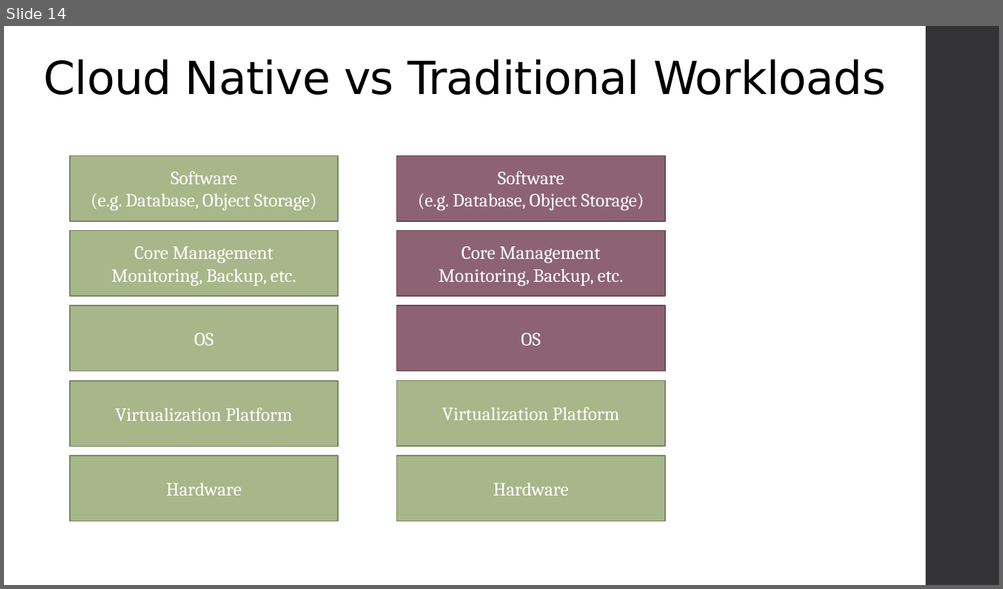
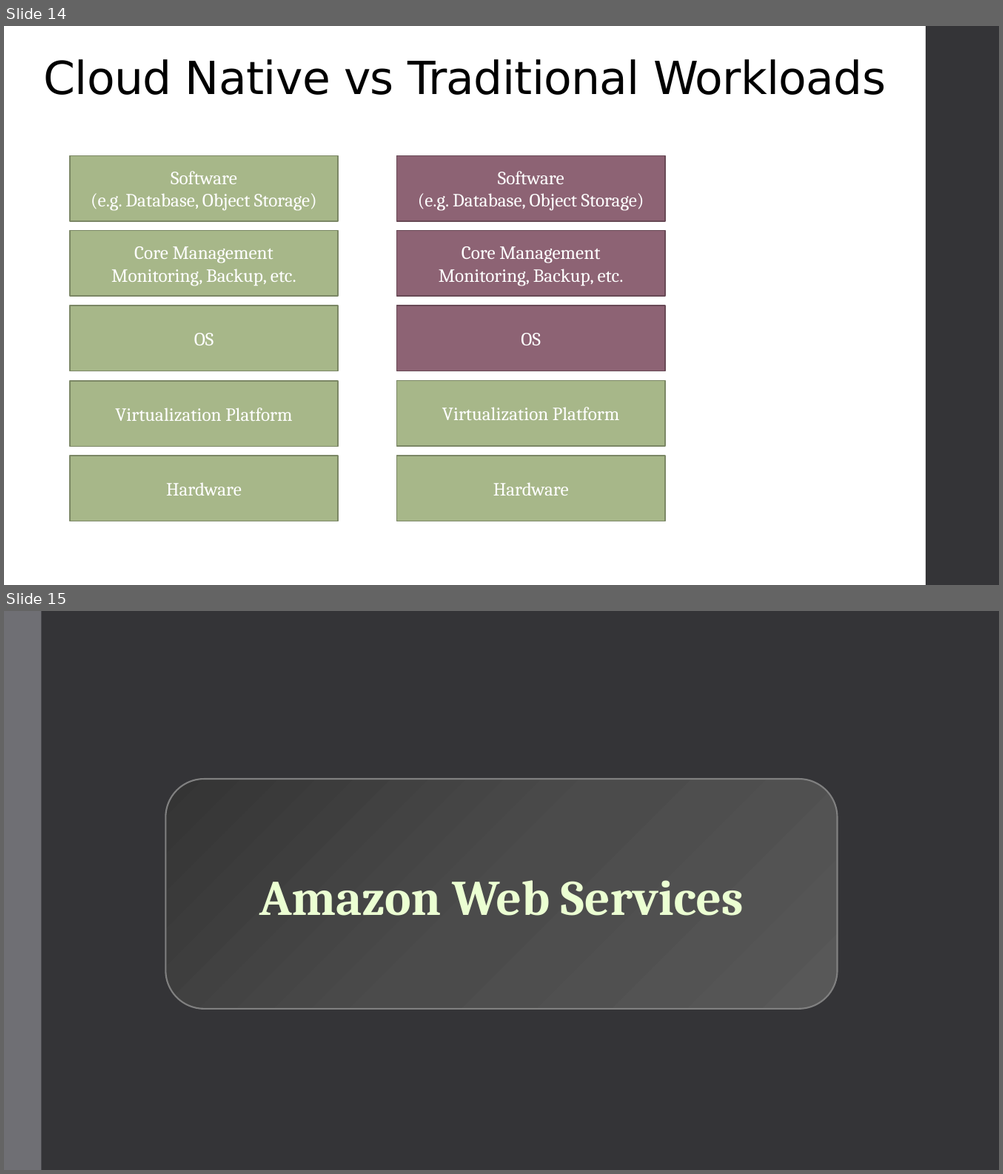
Before and after one commit to varadinov/DevSecOps, a slide deck: 05_cloud_computing_big_picture/05_cloud_computing_big_picture.pptx. Shown one above the other, each under a label of ours: slide 14 before the commit, slides 14 and 15 after it. The pictures are 1003x589 and 1003x1174 pixels, drawn with LibreOffice and Linux fonts; fonts in the diff are those of the drawing; background and template pictures are left out. Boxes give left, top, right and bottom in pixels: in the first picture for what was removed or moved away, otherwise in the second. Text is boxed around its words. In the diff, an @@ line names an element or a change of style, - is before the commit and + after.

```diff
--- a/05_cloud_computing_big_picture/05_cloud_computing_big_picture.pptx
+++ b/05_cloud_computing_big_picture/05_cloud_computing_big_picture.pptx
@@ slide 15 added at bbox=[4, 611, 999, 1170], background #353537 @@
@@ rectangle added at bbox=[4, 611, 41, 1170], fill #6F6F74 @@
@@ rounded rectangle added at bbox=[166, 779, 837, 1008], fill gradient #353535 to #4B4B4B to #595959, outline #808080 1.5 pt, 48 pt, text #EBFFD2, bold @@
+Amazon Web Services
```
Also in this commit, not shown: 6 other slides added, 1 slide removed, 16 other files.
